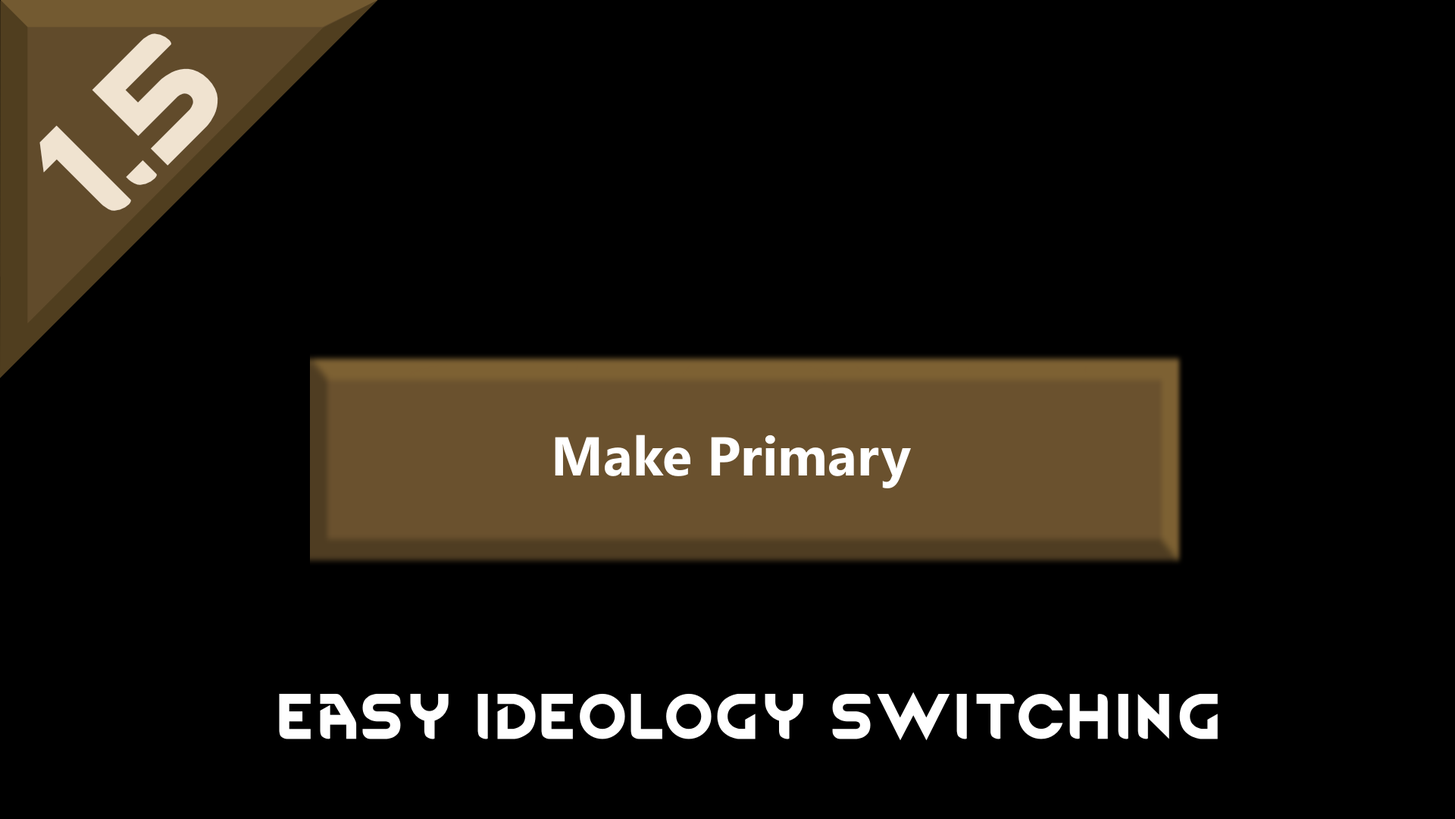
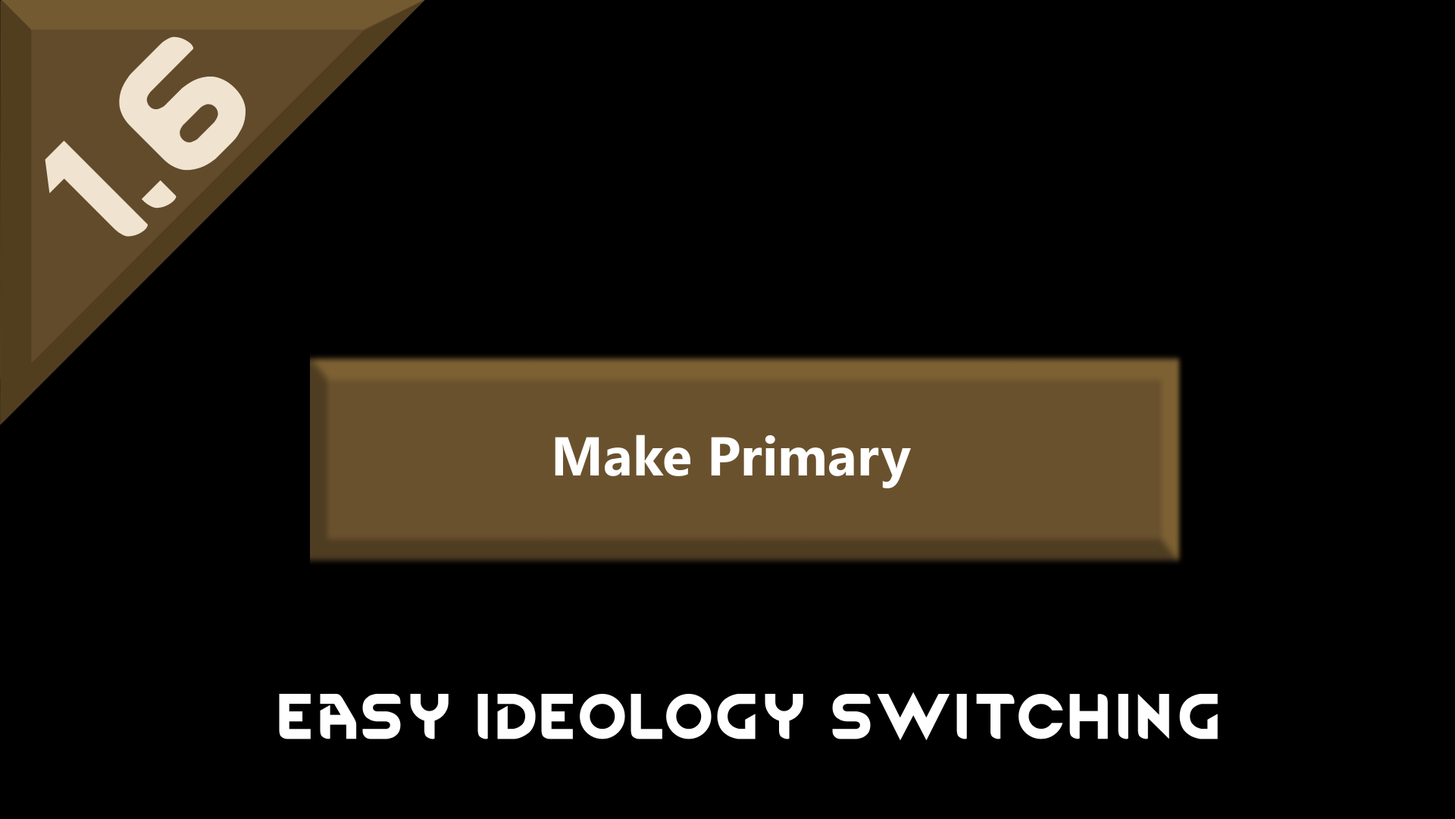
Before/after of a 1455×819 layered artwork. What changed in the layer stack:
painted on "Paint Layer 3 (pasted)" over [0, 0, 426, 411]
painted on "Paint Layer 1 (pasted)" over [0, 36, 691, 465]
painted on "1.4.png" over [0, 0, 332, 333]
painted on "Background" over [0, 0, 691, 465]
